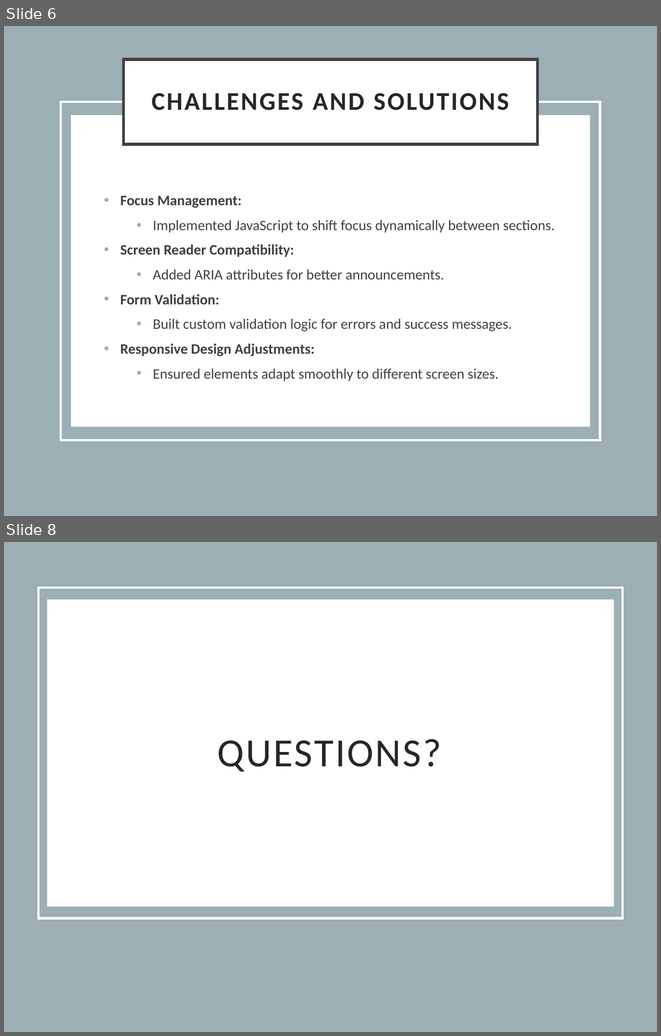
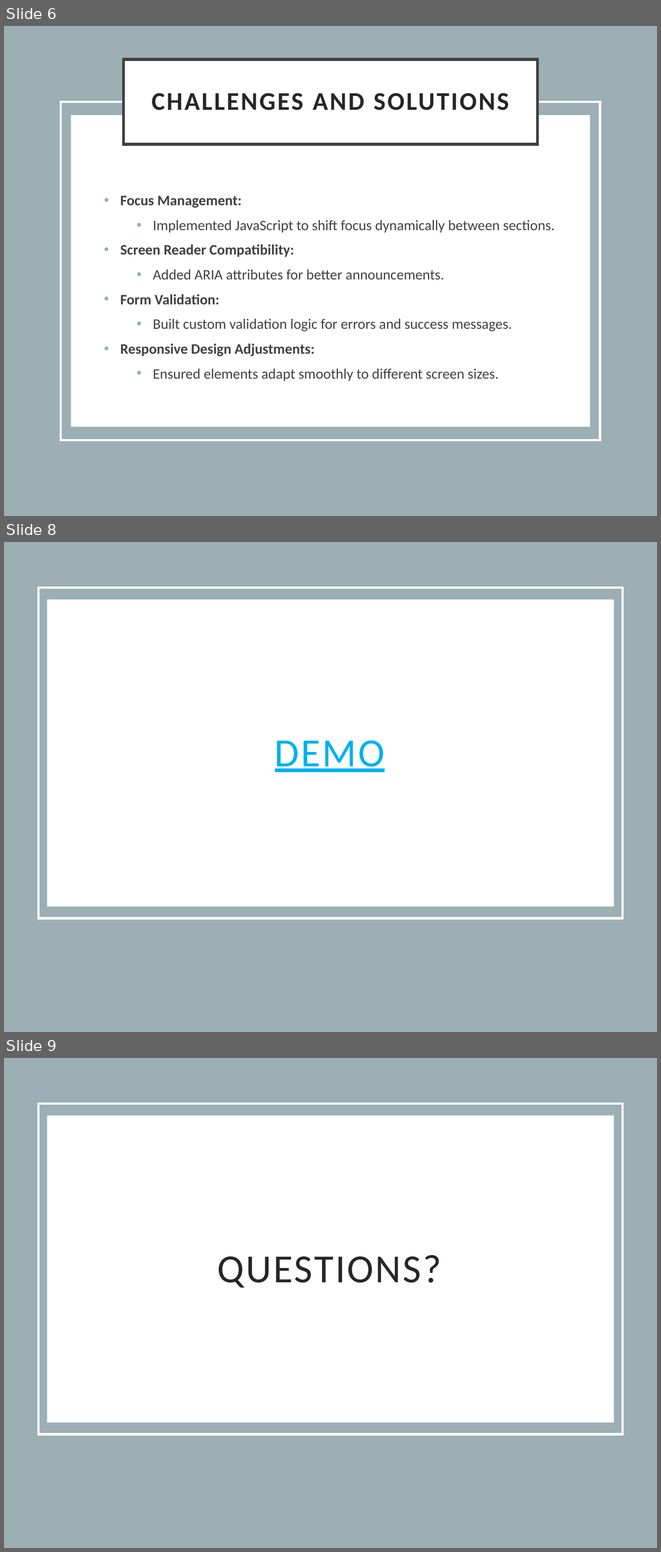
Before and after one commit to bhun0002/CST8914_GRP_SPA, a slide deck: Group_3_Final_PPT.pptx. Shown one above the other, each under a label of ours: slides 6 and 8 before the commit, slides 6, 8 and 9 after it; the slides between them are not shown. The pictures are 661x1036 and 661x1552 pixels, drawn with LibreOffice and Linux fonts; fonts in the diff are those of the drawing. Boxes give left, top, right and bottom in pixels: in the first picture for what was removed or moved away, otherwise in the second. Text is boxed around its words. In the diff, an @@ line names an element or a change of style, - is before the commit and + after.

```diff
--- a/Group_3_Final_PPT.pptx
+++ b/Group_3_Final_PPT.pptx
@@ slide 8 added at [4, 542, 657, 1032], background #9BAFB5 @@
@@ rectangle added at [38, 588, 623, 918], outline #FFFFFF 2.5 pt @@
@@ rectangle added at [47, 599, 614, 906], fill #FFFFFF @@
@@ title added at [275, 740, 385, 772], 44 pt, text #00B0F0, underline @@
+DEMO
@@ what was slide 8 is now slide 9 @@
```
Also in this commit, not shown: 2 slides changed, 3 other files.
